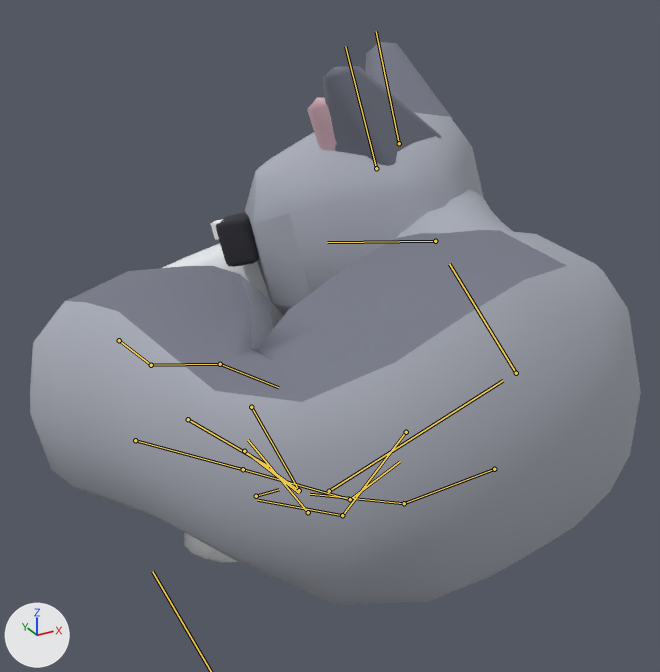
Renders of the glTF model model/pet_fox.glb from each side of a commit.
The view is the same before and after, from a 50 mm camera at (-0.525, -1.189, 1.184) aimed at (0.282, 0.277, 0.451). Every picture has the same lights, and +X, +Y and +Z are marked at lower left. The first picture is the older version. Both versions are drawn at frame 0 of the action 'fox_curl'; the numbers are the values there. The bones that bend it are drawn over the model as lines.

Names of what the first picture shows: 'Wolf'.
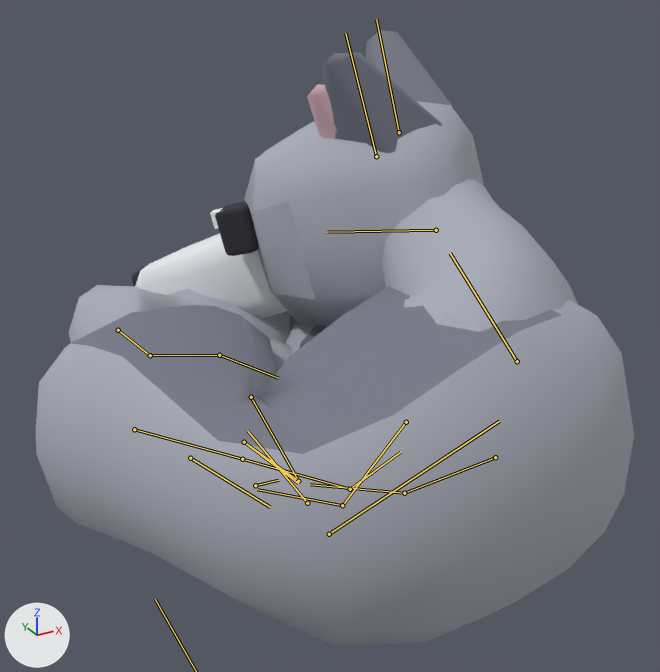
Location of each change, [x1, y1, x2, y2] in pixels of the pictures (660 x 672 px):
'Wolf', posed (10% taller): before [30, 42, 641, 605]; after [36, 30, 634, 647]
bone 'foreleg_L', root to tip: before (406, 432) to (342, 515); after (406, 422) to (342, 505)
bone 'foreleg_R', root to tip: before (494, 469) to (404, 503); after (495, 457) to (404, 493)
bone 'neck', root to tip: before (516, 373) to (449, 264); after (517, 361) to (450, 253)
bone 'hindleg_L', root to tip: before (251, 407) to (299, 490); after (251, 397) to (298, 481)
bone 'hindleg_R', root to tip: before (135, 440) to (243, 469); after (134, 429) to (242, 459)
bone 'tail_1', root to tip: before (119, 340) to (151, 365); after (118, 330) to (150, 355)

The edits, one by one:
Bone 'root' (bone_root) moves from (0.0, 0.0, -0.32) to (0.0, 0.0, -0.408).
Bone 'foreleg_L' (bone_foreleg_l) moves from (0.002, 0.048, 0.018) to (-0.002, -0.063, 0.0).
Bone 'foreleg_R' (bone_foreleg_r) moves from (0.11, -0.034, 0.064) to (0.106, -0.145, 0.046).
Bone 'neck' (bone_neck) moves from (0.002, -0.038, 0.051) to (-0.002, 0.05, -0.018).
Bone 'hindleg_L' (bone_hindleg_l) moves from (0.0, 0.0, 0.0) to (0.0, -0.112, -0.005).
Bone 'hindleg_R' (bone_hindleg_r) moves from (0.1, -0.077, -0.07) to (0.1, -0.189, -0.075).
Bone 'tail_1' (bone_tail_1) moves from (0.0, 0.0, 0.0) to (0.0, 0.074, 0.084).
